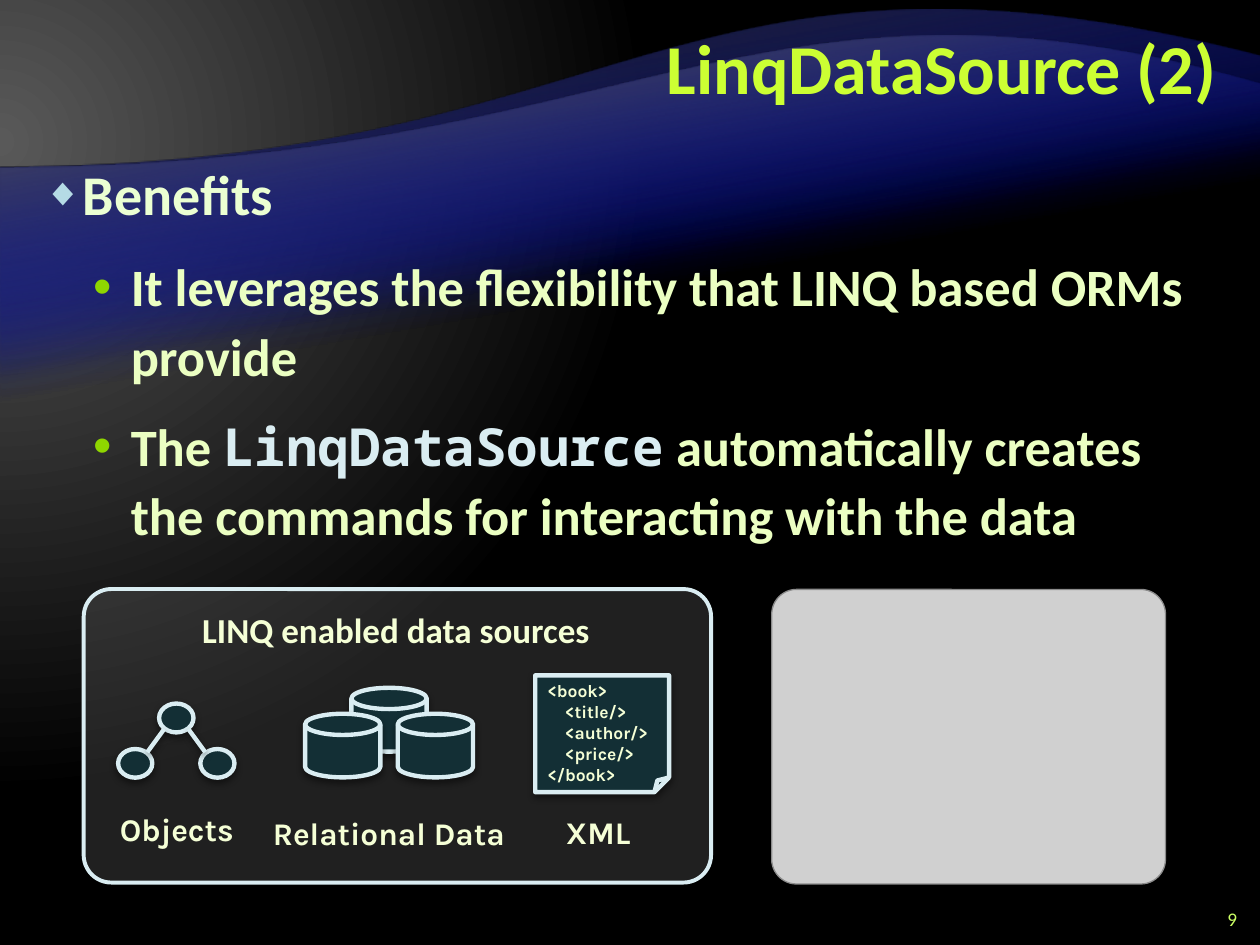
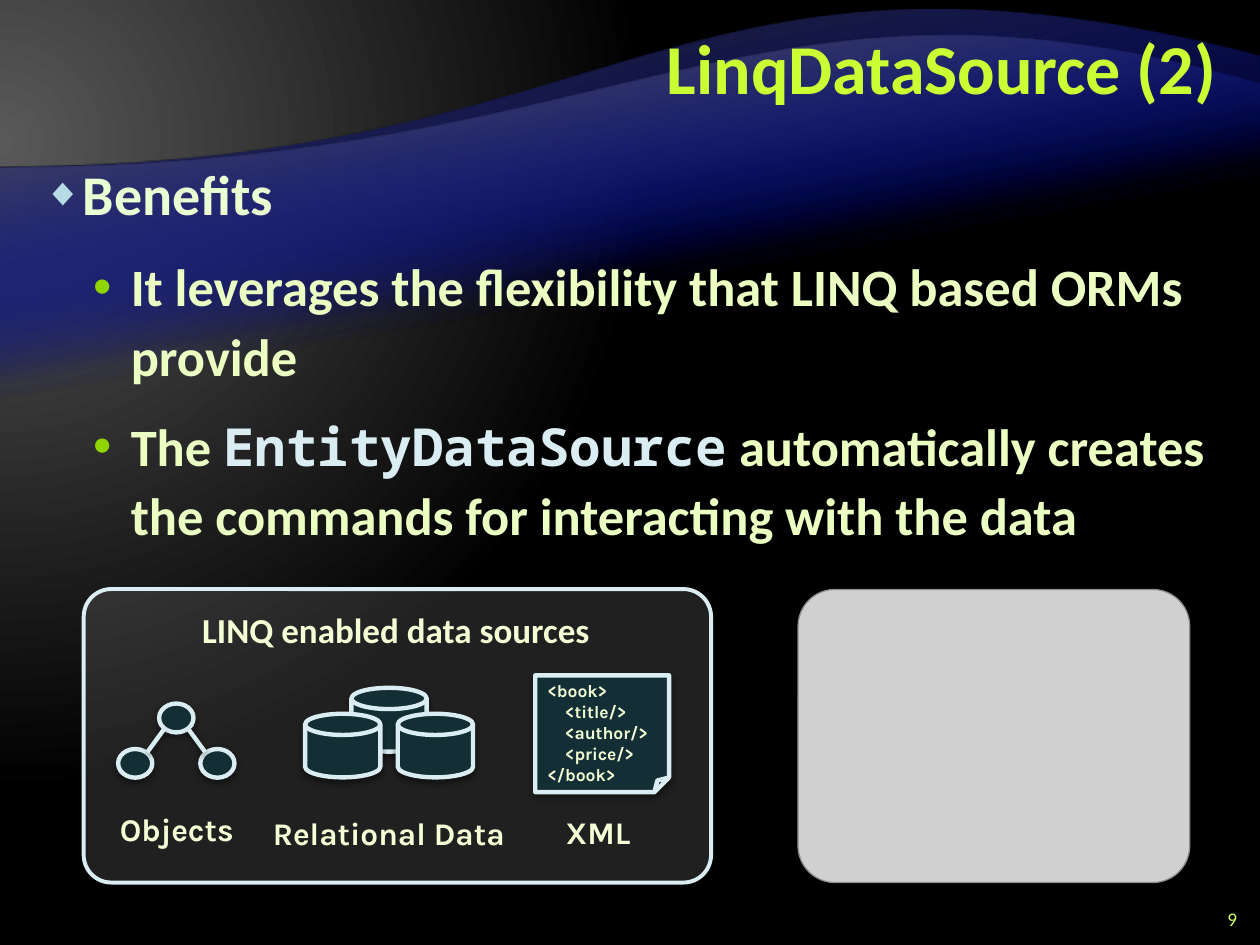
Before and after one commit to Graveheart/aspnetcourse, a slide deck: slide 9 of 2010/lectures/10. ASP.NET-and-Databases.pptx. Drawn at 1260x945 pixels with LibreOffice and Linux fonts; fonts in the diff are those of the drawing; grey boxes stand for pictures; background and template pictures are left out. Boxes give left, top, right and bottom in pixels: in the first picture for what was removed or moved away, otherwise in the second. Text is boxed around its words. In the diff, an @@ line names an element or a change of style, - is before the commit and + after.

Commit message:
changed from Linq-To-SQL to Entities-To-SQL

```diff
--- a/2010/lectures/10. ASP.NET-and-Databases.pptx
+++ b/2010/lectures/10. ASP.NET-and-Databases.pptx
@@ text at (131,425,1205,544): text changed @@
-  • The LinqDataSource automatically creates the commands for interacting with the data
+  • The EntityDataSource automatically creates the commands for interacting with the data
@@ picture: place and size @@
-picture at (771,590,1164,885)
+picture at (798,590,1189,883)
```
Also in this commit, not shown: 11 other slides changed.
